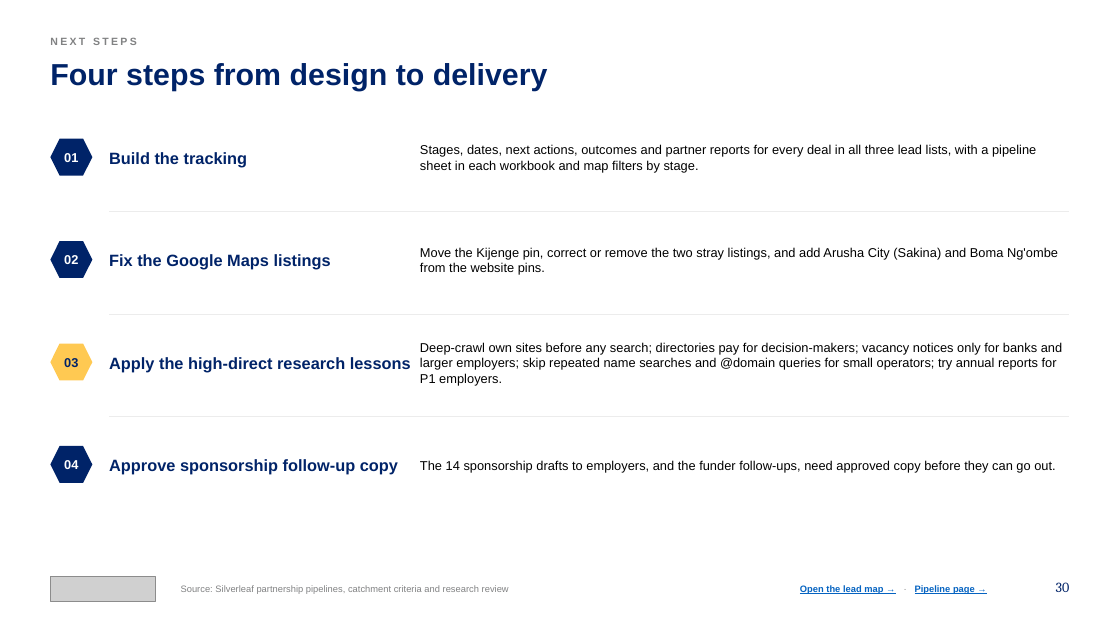
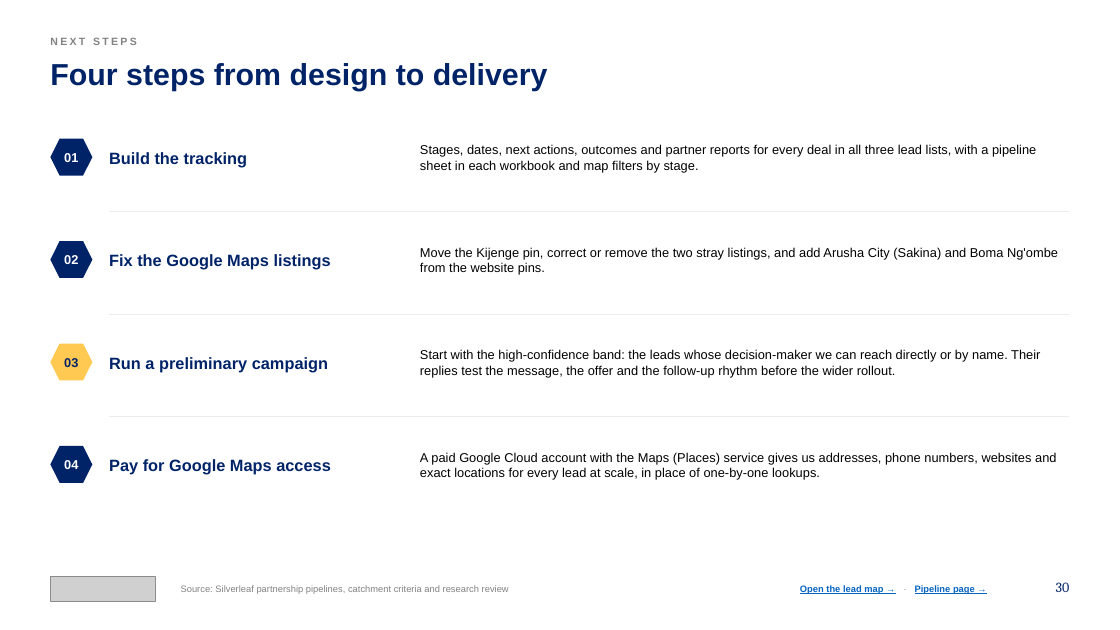
Before and after one commit to Nehemia-joh/Agenticmarketing, a slide deck: slide 30 of outputs/presentations/Silverleaf_Lead_Generation_Strategy_2026-10-12.pptx. Drawn at 1120x630 pixels with LibreOffice and Linux fonts; fonts in the diff are those of the drawing; grey boxes stand for pictures. Boxes give left, top, right and bottom in pixels: in the first picture for what was removed or moved away, otherwise in the second. Text is boxed around its words. In the diff, an @@ line names an element or a change of style, - is before the commit and + after.

```diff
--- a/outputs/presentations/Silverleaf_Lead_Generation_Strategy_2026-10-12.pptx
+++ b/outputs/presentations/Silverleaf_Lead_Generation_Strategy_2026-10-12.pptx
@@ text at (109, 357, 328, 372): text changed @@
-Apply the high-direct research lessons
+Run a preliminary campaign
@@ text at (420, 349, 1040, 378): text changed @@
-Deep-crawl own sites before any search; directories pay for decision-makers; vacancy notices only for banks and larger employers; skip repeated name searches and @domain queries for small operators; try annual reports for P1 employers.
+Start with the high-confidence band: the leads whose decision-maker we can reach directly or by name. Their replies test the message, the offer and the follow-up rhythm before the wider rollout.
@@ text at (109, 459, 331, 475): text changed @@
-Approve sponsorship follow-up copy
+Pay for Google Maps access
@@ text at (420, 452, 1056, 480): text changed @@
-The 14 sponsorship drafts to employers, and the funder follow-ups, need approved copy before they can go out.
+A paid Google Cloud account with the Maps (Places) service gives us addresses, phone numbers, websites and exact locations for every lead at scale, in place of one-by-one lookups.
```
